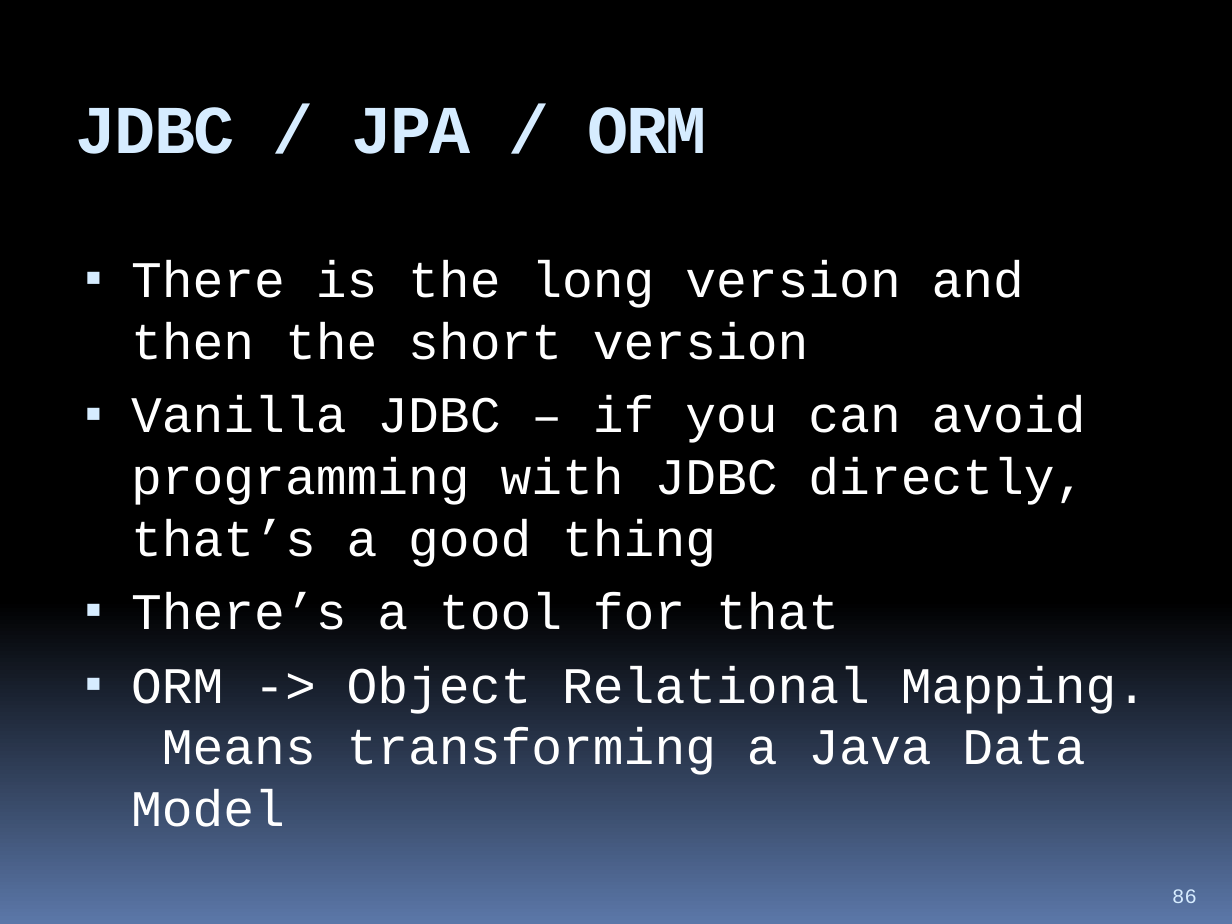
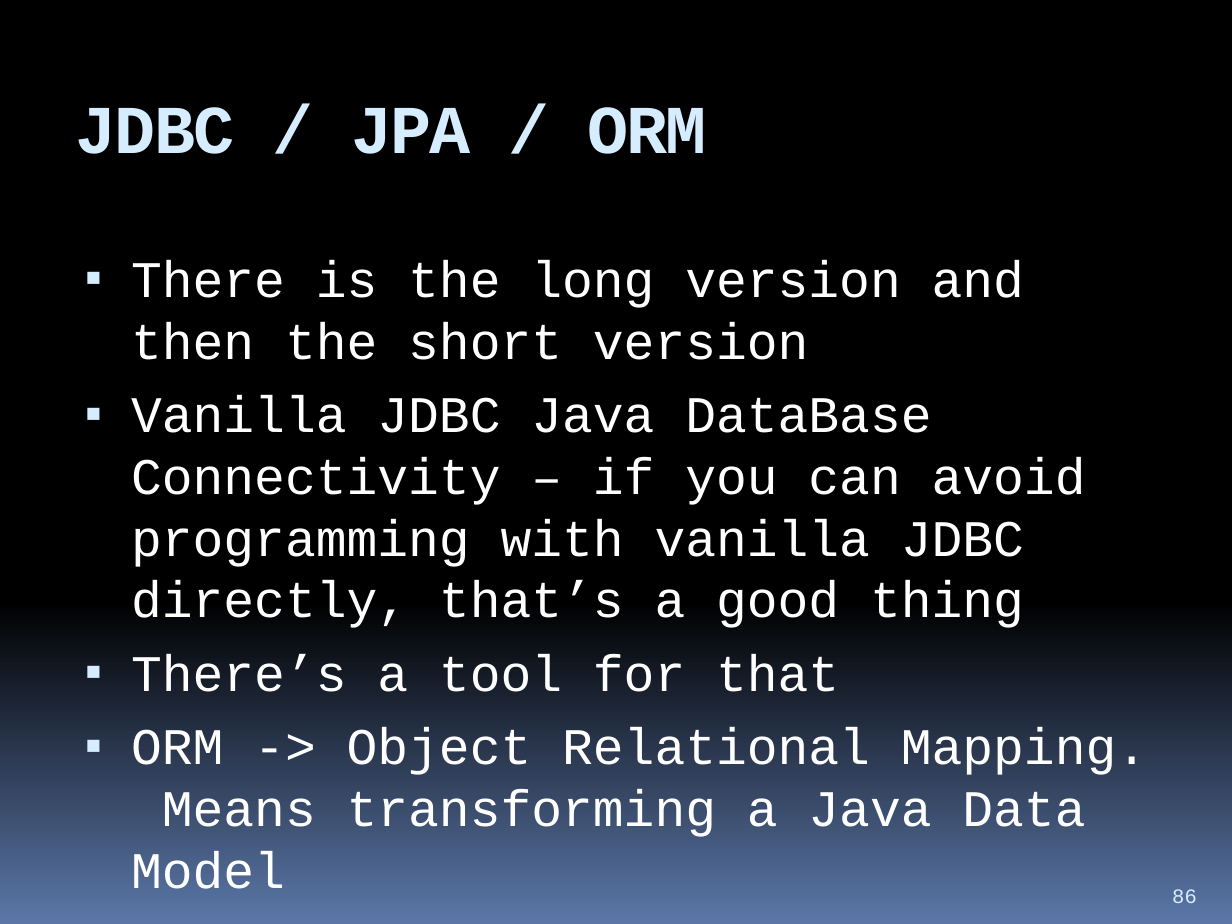
Before and after one commit to hchan/comp2613, a slide deck: slide 86 of coursePresentation.pptx. Drawn at 1232x924 pixels with LibreOffice and Linux fonts; fonts in the diff are those of the drawing. Boxes give left, top, right and bottom in pixels: in the first picture for what was removed or moved away, otherwise in the second. Text is boxed around its words. In the diff, an @@ line names an element or a change of style, - is before the commit and + after.

```diff
--- a/coursePresentation.pptx
+++ b/coursePresentation.pptx
@@ text at (131, 395, 1086, 628): text changed @@
-▪ Vanilla JDBC – if you can avoid programming with JDBC directly, that’s a good thing
+▪ Vanilla JDBC Java DataBase Connectivity – if you can avoid programming with vanilla JDBC directly, that’s a good thing
```
Also in this commit, not shown: 1 other slide changed, 2 slides added, 2 other files.
